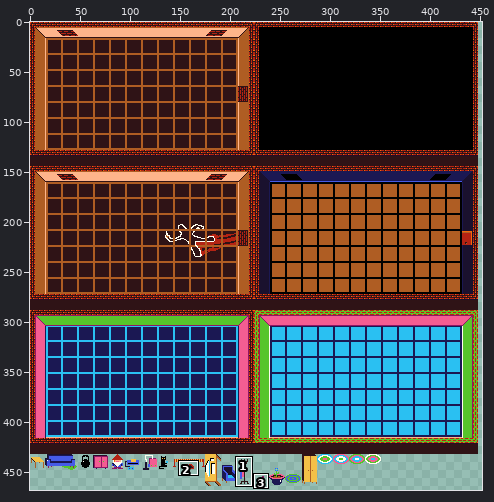
One commit to this sprite sheet: game/assets/atlas0.png. Above, an overview of the earlier version with the close-up marked.
Close-up. Before:
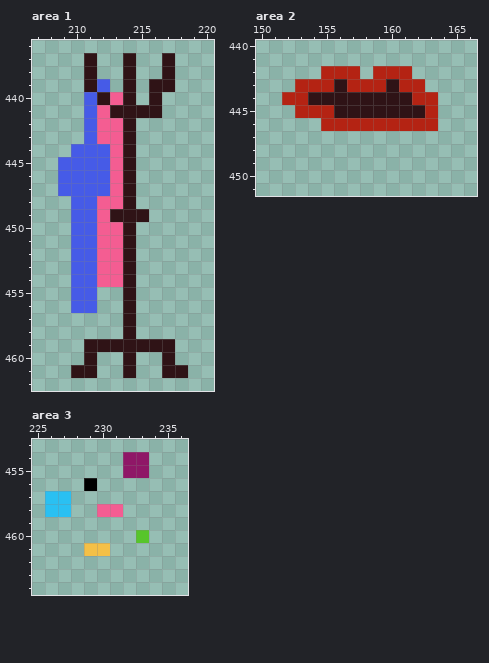
The file is 512x512 pixels. Shown: area 1: x 207..220, y 436..462; area 2: x 150..166, y 440..451; area 3: x 225..236, y 453..464. The wide view leaves out empty margins. The commit also changed other parts of the picture, which this record leaves out.
And afterwards:
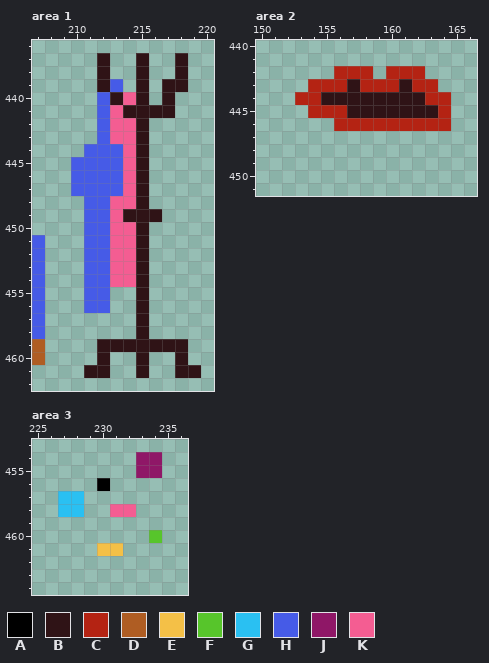
Palette (. is transparent): A #000000  B #2f1316  C #b42313  D #af5d23  E #f4c047  F #57c52b  G #2ac0f2  H #465be7  J #8f1767  K #f45d92
Diff:
--- area 1
@@ x 207..220 @@
 436 ..............
-437 ....B..B..B...
-438 ....B..B..B...
-439 ....BH.B.BB...
-440 ....HBKB.B....
-441 ....HKBBBB....
-442 ....HKKB......
-443 ....HKKB......
-444 ...HHHKB......
-445 ..HHHHKB......
-446 ..HHHHKB......
-447 ..HHHHKB......
-448 ...HHKKB......
-449 ...HHKBBB.....
-450 ...HHKKB......
-451 ...HHKKB......
-452 ...HHKKB......
-453 ...HHKKB......
-454 ...HHKKB......
-455 ...HH..B......
-456 ...HH..B......
-457 .......B......
-458 .......B......
-459 ....BBBBBBB...
-460 ....B..B..B...
-461 ...BB..B..BB..
+437 .....B..B..B..
+438 .....B..B..B..
+439 .....BH.B.BB..
+440 .....HBKB.B...
+441 .....HKBBBB...
+442 .....HKKB.....
+443 .....HKKB.....
+444 ....HHHKB.....
+445 ...HHHHKB.....
+446 ...HHHHKB.....
+447 ...HHHHKB.....
+448 ....HHKKB.....
+449 ....HHKBBB....
+450 ....HHKKB.....
+451 H...HHKKB.....
+452 H...HHKKB.....
+453 H...HHKKB.....
+454 H...HHKKB.....
+455 H...HH..B.....
+456 H...HH..B.....
+457 H.......B.....
+458 H.......B.....
+459 D....BBBBBBB..
+460 D....B..B..B..
+461 ....BB..B..BB.
 462 ..............
--- area 2
@@ x 150..166 @@
 441 .................
-442 .....CCC.CCC.....
-443 ...CCCBCCCBCC....
-444 ..CCBBBBBBBBCC...
-445 ...CCCBBBBBBBC...
-446 .....CCCCCCCCC...
+442 ......CCC.CCC....
+443 ....CCCBCCCBCC...
+444 ...CCBBBBBBBBCC..
+445 ....CCCBBBBBBBC..
+446 ......CCCCCCCCC..
 447 .................
--- area 3
@@ x 225..236 @@
 453 ............
-454 .......JJ...
-455 .......JJ...
-456 ....A.......
-457 .GG.........
-458 .GG..KK.....
+454 ........JJ..
+455 ........JJ..
+456 .....A......
+457 ..GG........
+458 ..GG..KK....
 459 ............
-460 ........F...
-461 ....EE......
+460 .........F..
+461 .....EE.....
 462 ............
